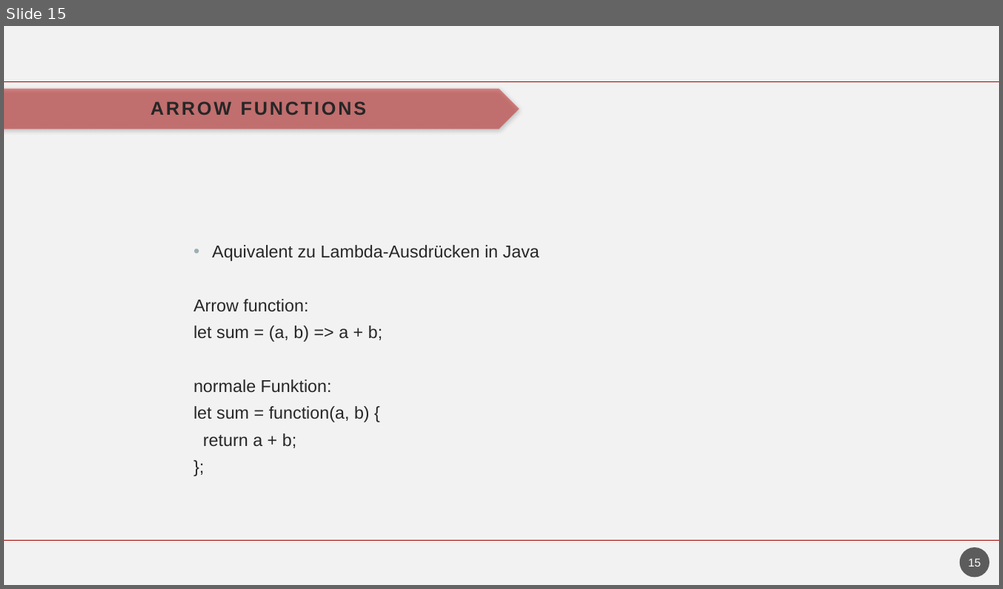
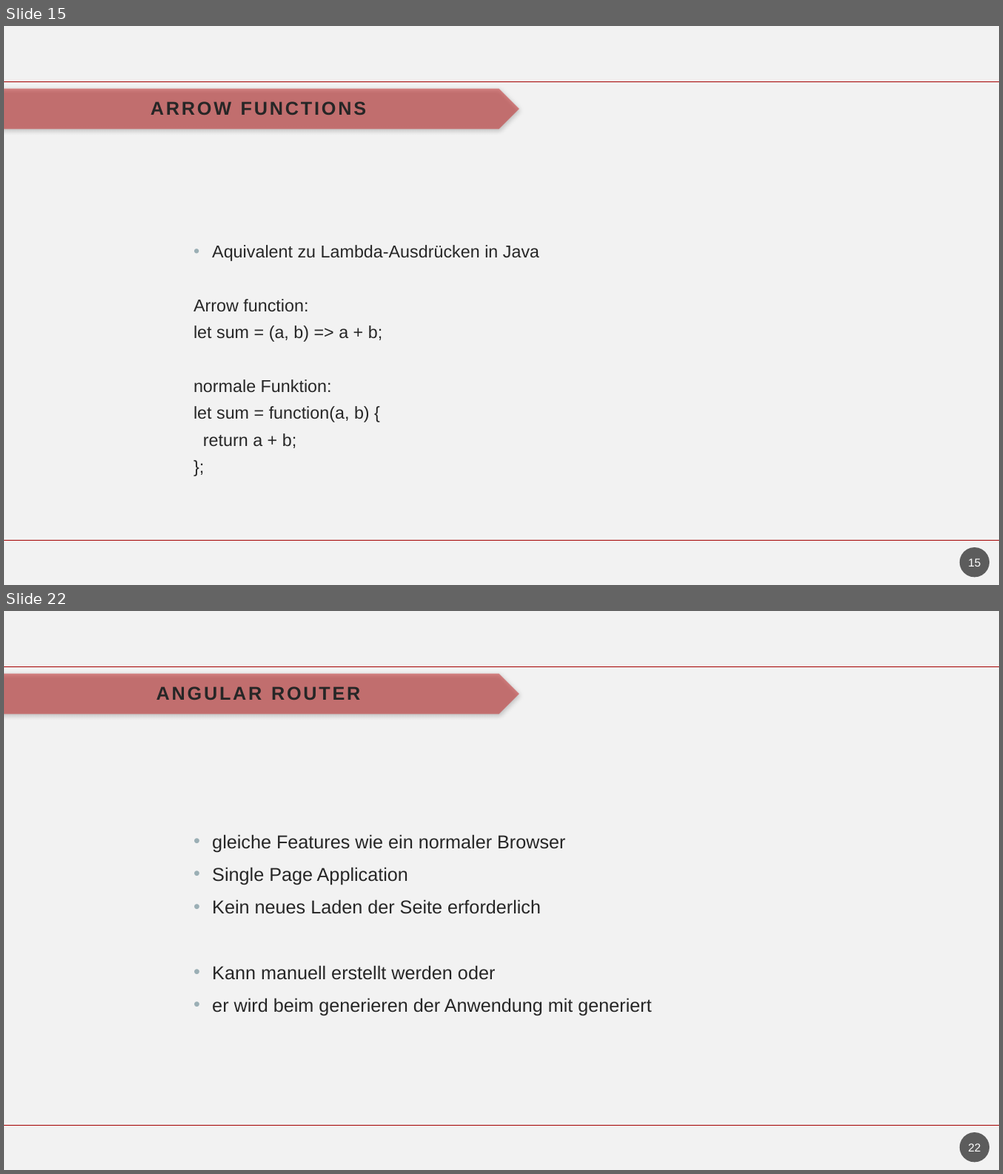
Before and after one commit to havrazO/Angular-Vortrag, a slide deck: vortrag/präsentation/entwurf/angular.pptm. Shown one above the other, each under a label of ours: slide 15 before the commit, slides 15 and 22 after it; the slides between them are not shown. The pictures are 1003x589 and 1003x1174 pixels, drawn with LibreOffice and Linux fonts; fonts in the diff are those of the drawing; background and template pictures are left out. Boxes give left, top, right and bottom in pixels: in the first picture for what was removed or moved away, otherwise in the second. Text is boxed around its words. In the diff, an @@ line names an element or a change of style, - is before the commit and + after.

```diff
--- a/vortrag/präsentation/entwurf/angular.pptm
+++ b/vortrag/präsentation/entwurf/angular.pptm
@@ slide 22 added at (4,611,999,1170), background #F2F2F2; not listed: 3 template elements that a slide beside it also shows @@
@@ title added at (156,686,360,700), 18 pt, text #262626, bold @@
+ANGULAR ROUTER
@@ text added at (212,834,651,1016), 18 pt, text #262626 @@
+• gleiche Features wie ein normaler Browser
+• Single Page Application
+• Kein neues Laden der Seite erforderlich
+• Kann manuell erstellt werden oder
+• er wird beim generieren der Anwendung mit generiert
@@ page number added at (960,1133,990,1163), fill #1D1D1D at 70% opacity, 11 pt, text #FFFFFF @@
+22
```
Also in this commit, not shown: 1 slide changed, 9 other slides added, 3 other files.
